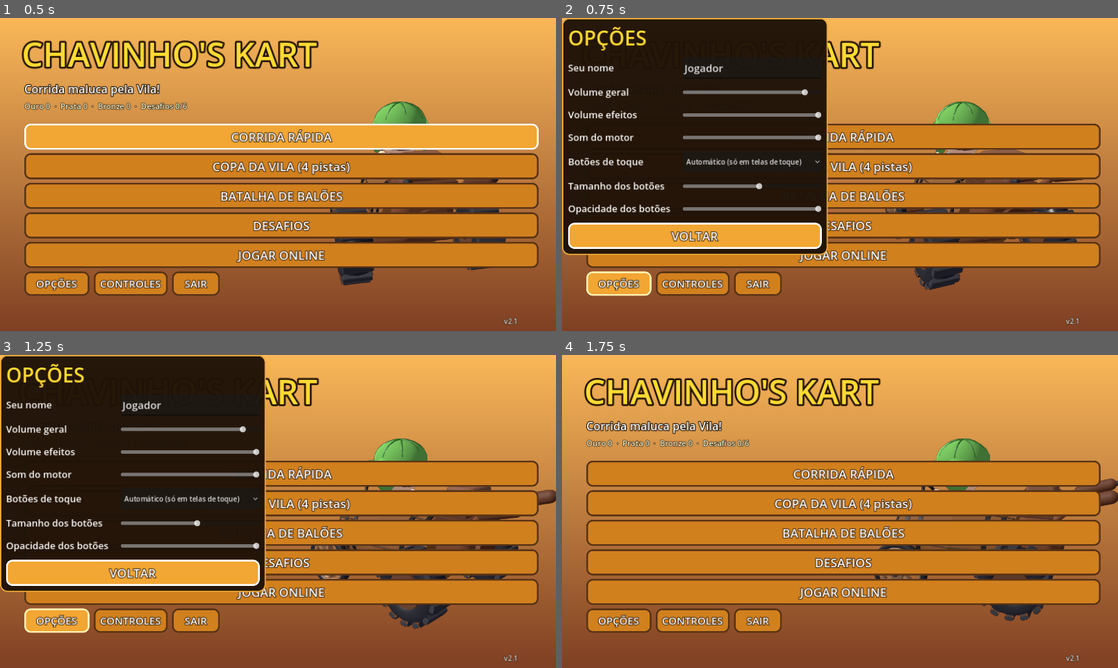
Above: before the commit, frames 1-4 (two rows, left to right).
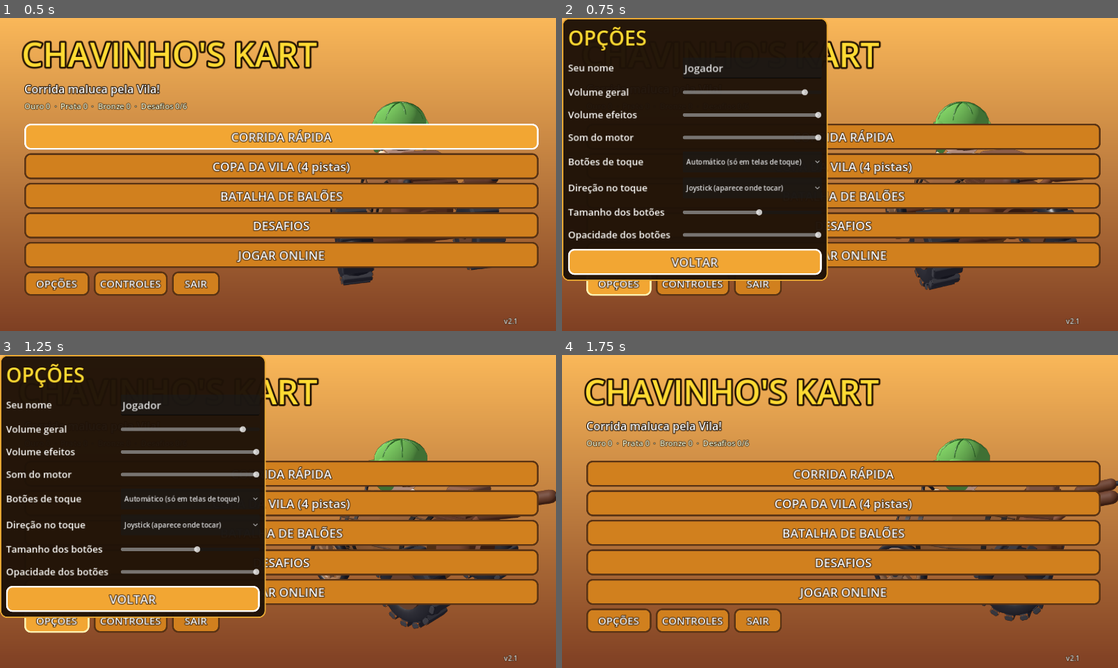
Above: after the commit, the same moments.

Repository: evandrofernandes12-dot/eva-ai
Game: Godot game, scene res://scenes/main/MainMenu.tscn
The game is run twice, just before and just after one commit, with the same random seed, the same clock (stepped at 60 frames per second) and the same inputs.
Inputs:
- Up to frame 1 (0.5 s): no input
- Up to frame 2 (0.75 s): click "OPÇÕES" at 0.5 s
- Up to frame 3 (1.25 s): no input
- Up to frame 4 (1.75 s): click "VOLTAR" at 1.25 s

Frame 1 is identical in both runs. In frame 2, 9.9% of the frame differs, in the area x 0-48%, y 52-84%; in frame 3, 9.9%; in frame 4, nothing differs.

Commit message:
Toque: joystick invisível que aparece onde o dedo tocar (analógico)
- Metade esquerda da tela vira área do joystick flutuante
- Setas maiores continuam disponíveis em Opções > Direção no toque

Co-Authored-By: Claude Opus 5.5 <noreply@anthropic.com>
Claude-Session: https://claude.ai/code/session_01Kxc7kJoxyx7sGpG8h8AuvP

Diff:
--- a/chavinhos-kart/scripts/ui/MenuController.gd
+++ b/chavinhos-kart/scripts/ui/MenuController.gd
@@ -117,8 +117,9 @@
 		"E/Enter: usar item  ·  R: voltar à pista  ·  Esc: pausa",
 		"",
 		"TOQUE (tablet/celular): botões na tela",
-		"Setas virar  ·  ACEL / FREIO  ·  DRIFT  ·  ITEM  ·  VOLTAR  ·  II pausa",
-		"Ajuste tamanho e opacidade em OPÇÕES.",
+		"Direção: toque e arraste na metade esquerda (joystick)",
+		"ACEL / FREIO  ·  DRIFT  ·  ITEM  ·  VOLTAR  ·  II pausa",
+		"Prefere setas? Troque em OPÇÕES (Direção no toque).",
 	]
 	for line in lines:
 		col.add_child(UIStyle.label(line, 22, Color.WHITE, 4))
--- a/chavinhos-kart/scripts/ui/OptionsPanel.gd
+++ b/chavinhos-kart/scripts/ui/OptionsPanel.gd
@@ -37,6 +37,13 @@
 	mode.select(int(Save.get_setting("touch_mode", 0)))
 	mode.item_selected.connect(func(i: int) -> void: Save.set_setting("touch_mode", i))
 	col.add_child(_row("Botões de toque", mode))
+	var steer := OptionButton.new()
+	steer.custom_minimum_size = Vector2(320, 48)
+	steer.add_item("Joystick (aparece onde tocar)", 0)
+	steer.add_item("Botões de seta", 1)
+	steer.select(int(Save.get_setting("steer_mode", 0)))
+	steer.item_selected.connect(func(i: int) -> void: Save.set_setting("steer_mode", i))
+	col.add_child(_row("Direção no toque", steer))
 	col.add_child(_row("Tamanho dos botões", _make_slider("touch_scale", 1.0, 0.5, 1.4)))
 	col.add_child(_row("Opacidade dos botões", _make_slider("touch_alpha", 1.0, 0.3, 1.0)))
 
--- a/chavinhos-kart/scripts/ui/TouchControls.gd
+++ b/chavinhos-kart/scripts/ui/TouchControls.gd
@@ -7,14 +7,22 @@
 signal pause_pressed
 
 var _buttons: Array[TouchButton] = []
+var _steer_buttons: Array[TouchButton] = []
+var _joystick: Joystick
 
 
 func _ready() -> void:
 	mouse_filter = Control.MOUSE_FILTER_IGNORE
-	# esquerda: volante
-	_add("", "steer_left", 20, 24, 132, false).arrow = -1
-	_add("", "steer_right", 166, 24, 132, false).arrow = 1
-	_add("VOLTAR", "reset_kart", 20, 172, 78, false, 15)
+	# esquerda: joystick invisível (aparece onde o dedo tocar) — criado primeiro para ficar por baixo dos botões
+	_joystick = Joystick.new()
+	add_child(_joystick)
+	# ...ou botões de direção (opção "Botões" nas Opções)
+	var left_b: TouchButton = _add("", "steer_left", 20, 24, 150, false)
+	left_b.arrow = -1
+	var right_b: TouchButton = _add("", "steer_right", 184, 24, 150, false)
+	right_b.arrow = 1
+	_steer_buttons = [left_b, right_b]
+	_add("VOLTAR", "reset_kart", 20, 215, 78, false, 15)
 	# direita: pedais e ações
 	_add("ACEL", "accelerate", 20, 20, 150, true, 24)
 	_add("FREIO", "brake", 184, 20, 112, true, 20)
@@ -34,6 +42,14 @@
 	var auto_on: bool = DisplayServer.is_touchscreen_available() or OS.has_feature("mobile") or OS.has_feature("web_android") or OS.has_feature("web_ios")
 	visible = (mode == 1) or (mode == 0 and auto_on)
 	modulate.a = float(Save.get_setting("touch_alpha", 1.0))
+	var joystick_mode: bool = int(Save.get_setting("steer_mode", 0)) == 0
+	_joystick.visible = joystick_mode
+	for b in _steer_buttons:
+		b.visible = not joystick_mode
+		if joystick_mode:
+			b.release()
+	if not joystick_mode:
+		_joystick.release()
 	_layout()
 
 
@@ -50,6 +66,10 @@
 		var y: float = b.from_top if b.from_top >= 0.0 else vs.y - b.bottom * sc - sz
 		b.position = Vector2(x, y)
 		b.size = Vector2(sz, sz)
+	# área do joystick: metade esquerda, abaixo do minimapa
+	_joystick.position = Vector2(0, vs.y * 0.3)
+	_joystick.size = Vector2(vs.x * 0.46, vs.y * 0.7)
+	_joystick.radius = 78.0 * sc
 
 
 func _input(event: InputEvent) -> void:
@@ -61,6 +81,7 @@
 	if what == NOTIFICATION_VISIBILITY_CHANGED and not is_visible_in_tree():
 		for b in _buttons:
 			b.release()
+		_joystick.release()
 
 
 func _add(text: String, action: String, margin: float, bottom: float, size_px: float, right_side: bool, font: int = 28) -> TouchButton:
@@ -149,3 +170,102 @@
 		var ts: Vector2 = font.get_string_size(label_text, HORIZONTAL_ALIGNMENT_LEFT, -1, font_size)
 		draw_string(font, Vector2(c.x - ts.x * 0.5, c.y + ts.y * 0.3), label_text,
 			HORIZONTAL_ALIGNMENT_LEFT, -1, font_size, Color.WHITE if not _down else Color(0.2, 0.1, 0.0))
+
+
+
+## Joystick flutuante: invisível até tocar; nasce onde o dedo encostou e vira o kart conforme o
+## arraste para os lados (analógico: quanto mais longe, mais vira).
+class Joystick extends Control:
+	var radius: float = 78.0
+	var _touch: int = -99
+	var _center: Vector2 = Vector2.ZERO
+	var _knob: Vector2 = Vector2.ZERO
+	var _active: bool = false
+
+	func _ready() -> void:
+		mouse_filter = Control.MOUSE_FILTER_STOP
+
+	func _gui_input(event: InputEvent) -> void:
+		if event is InputEventScreenTouch:
+			var t: InputEventScreenTouch = event
+			if t.pressed and not _active:
+				_begin(t.index, t.position)
+			elif not t.pressed and t.index == _touch:
+				release()
+			accept_event()
+		elif event is InputEventScreenDrag:
+			var d: InputEventScreenDrag = event
+			if _active and d.index == _touch:
+				_move(d.position)
+			accept_event()
+		elif event is InputEventMouseButton:
+			# mouse / toque emulado como mouse (só se nenhum dedo já controla o joystick)
+			var m: InputEventMouseButton = event
+			if m.button_index == MOUSE_BUTTON_LEFT:
+				if m.pressed and not _active:
+					_begin(-1, m.position)
+				elif not m.pressed and _touch == -1:
+					release()
+				accept_event()
+		elif event is InputEventMouseMotion and _active and _touch == -1:
+			_move((event as InputEventMouseMotion).position)
+
+	func _begin(index: int, pos: Vector2) -> void:
+		_touch = index
+		_active = true
+		_center = pos
+		_knob = pos
+		_apply()
+		queue_redraw()
+
+	func _move(pos: Vector2) -> void:
+		var off: Vector2 = pos - _center
+		if off.length() > radius * 1.6: # o centro acompanha o dedo se ele for longe demais
+			_center = pos - off.normalized() * radius * 1.6
+			off = pos - _center
+		if off.length() > radius:
+			off = off.normalized() * radius
+		_knob = _center + off
+		_apply()
+		queue_redraw()
+
+	func release() -> void:
+		_active = false
+		_touch = -99
+		Input.action_release("steer_left")
+		Input.action_release("steer_right")
+		queue_redraw()
+
+	func _apply() -> void:
+		var x: float = clampf((_knob.x - _center.x) / (radius * 0.8), -1.0, 1.0)
+		if absf(x) < 0.12: # zona morta
+			x = 0.0
+		if x > 0.0:
+			Input.action_press("steer_right", x)
+			Input.action_release("steer_left")
+		elif x < 0.0:
+			Input.action_press("steer_left", -x)
+			Input.action_release("steer_right")
+		else:
+			Input.action_release("steer_left")
+			Input.action_release("steer_right")
+
+	func _draw() -> void:
+		if not _active:
+			# dica bem discreta de onde tocar
+			var hint := Vector2(radius + 30.0, size.y - radius - 30.0)
+			draw_arc(hint, radius, 0.0, TAU, 48, Color(1, 1, 1, 0.18), 3.0, true)
+			_arrows(hint, Color(1, 1, 1, 0.22))
+			return
+		draw_circle(_center, radius, Color(0.08, 0.05, 0.02, 0.35))
+		draw_arc(_center, radius, 0.0, TAU, 48, Color(1, 1, 1, 0.75), 4.0, true)
+		_arrows(_center, Color(1, 1, 1, 0.6))
+		draw_circle(_knob, radius * 0.42, Color(1.0, 0.85, 0.3, 0.85))
+		draw_arc(_knob, radius * 0.42, 0.0, TAU, 32, Color(1, 1, 1, 0.9), 3.0, true)
+
+	func _arrows(c: Vector2, col: Color) -> void:
+		var r: float = radius * 0.16
+		for side: float in [-1.0, 1.0]:
+			var tip := Vector2(c.x + side * radius * 0.82, c.y)
+			var back: float = tip.x - side * r * 1.4
+			draw_colored_polygon(PackedVector2Array([tip, Vector2(back, c.y - r), Vector2(back, c.y + r)]), col)
